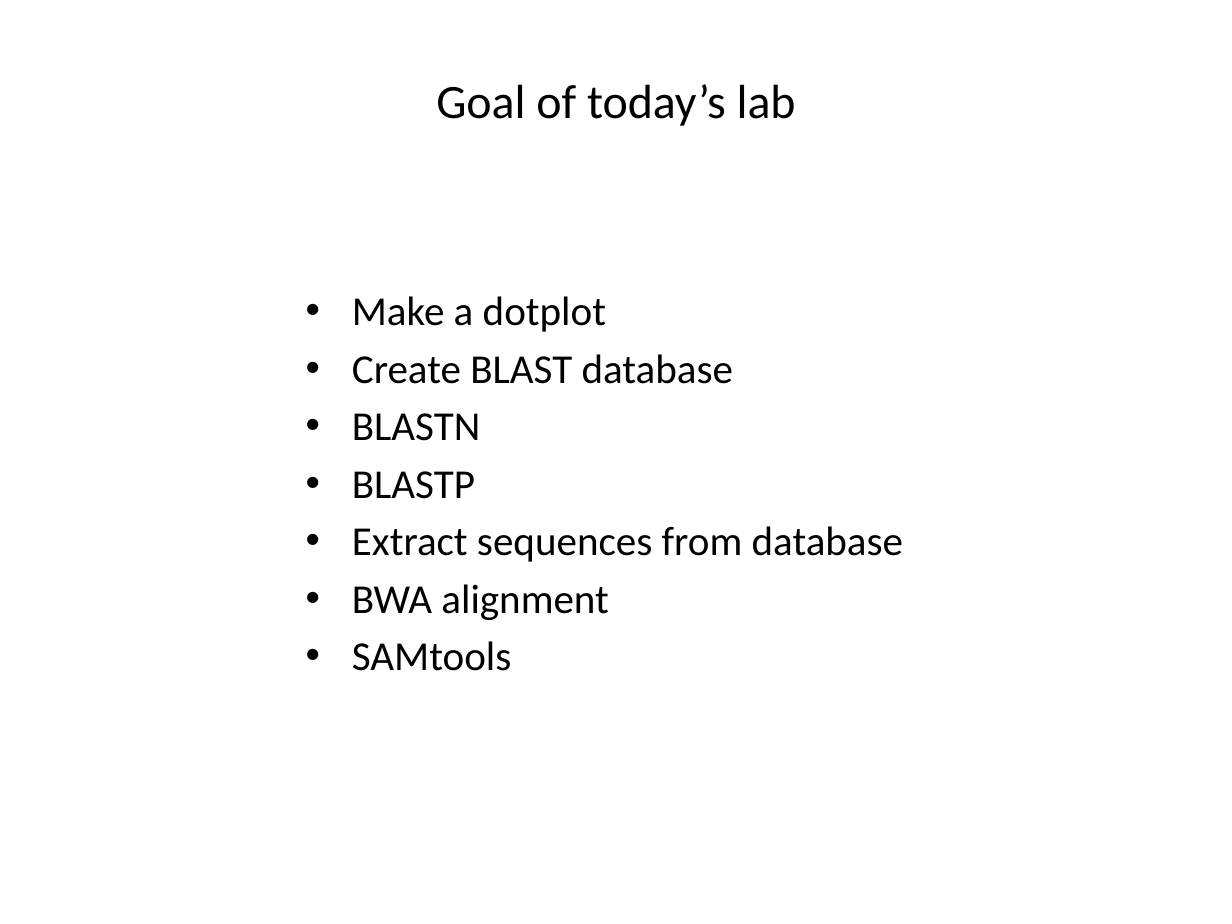
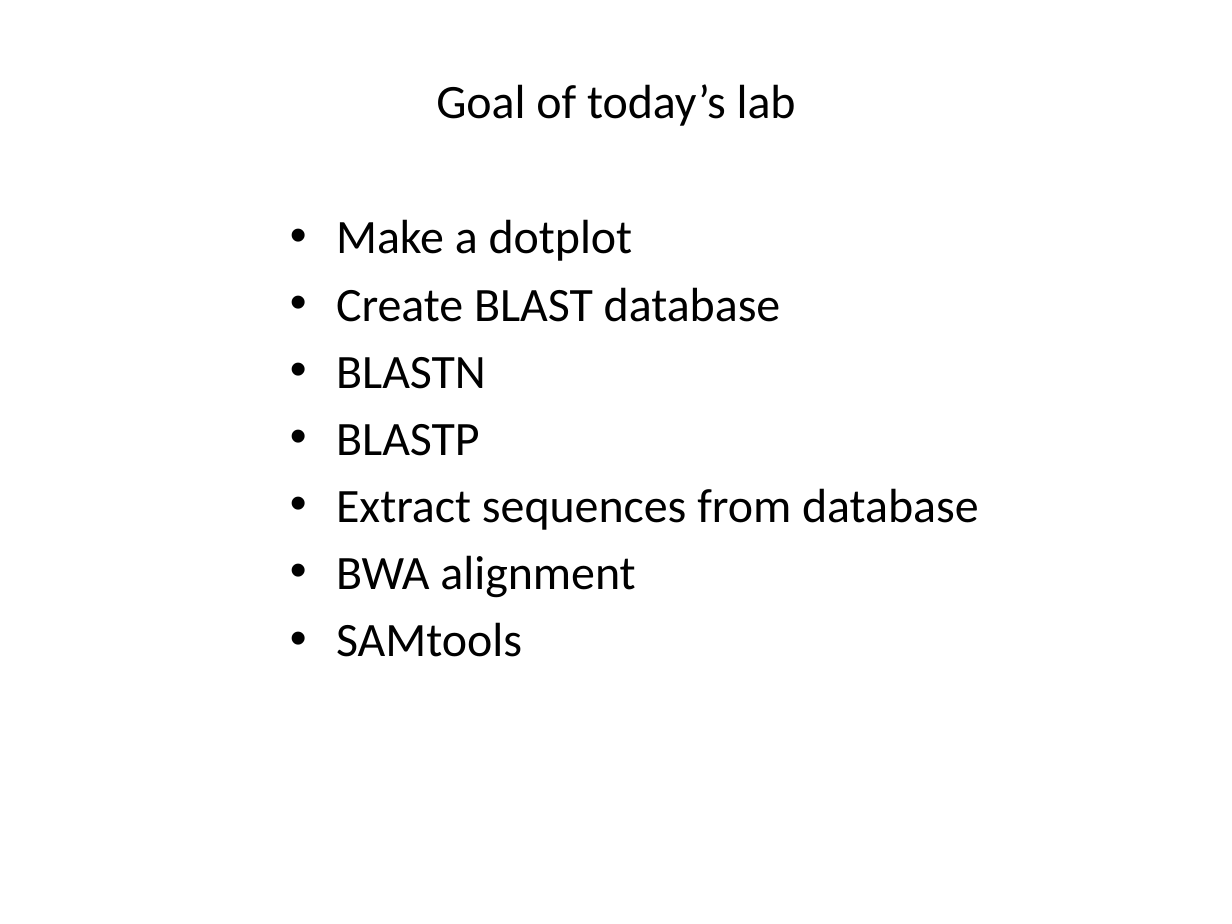
Before and after one commit to liu3zhenlab/teaching, a slide deck: slide 2 of PLPTH813Bioinformatis/2023/labs/lab05_alignment.pptx. Drawn at 1232x924 pixels with LibreOffice and Linux fonts; fonts in the diff are those of the drawing. Boxes give left, top, right and bottom in pixels: in the first picture for what was removed or moved away, otherwise in the second. Text is boxed around its words. In the diff, an @@ line names an element or a change of style, - is before the commit and + after.

```diff
--- a/PLPTH813Bioinformatis/2023/labs/lab05_alignment.pptx
+++ b/PLPTH813Bioinformatis/2023/labs/lab05_alignment.pptx
@@ text "Make a dotplot": place and size @@
-text "Make a dotplot" at [352,296,903,671]
+text "Make a dotplot" at [336,219,979,657]
@@ text "Make a dotplot" at [336,219,979,657]: size 24 to 28 pt @@
```
Also in this commit, not shown: 1 slide added, 4 other files.
